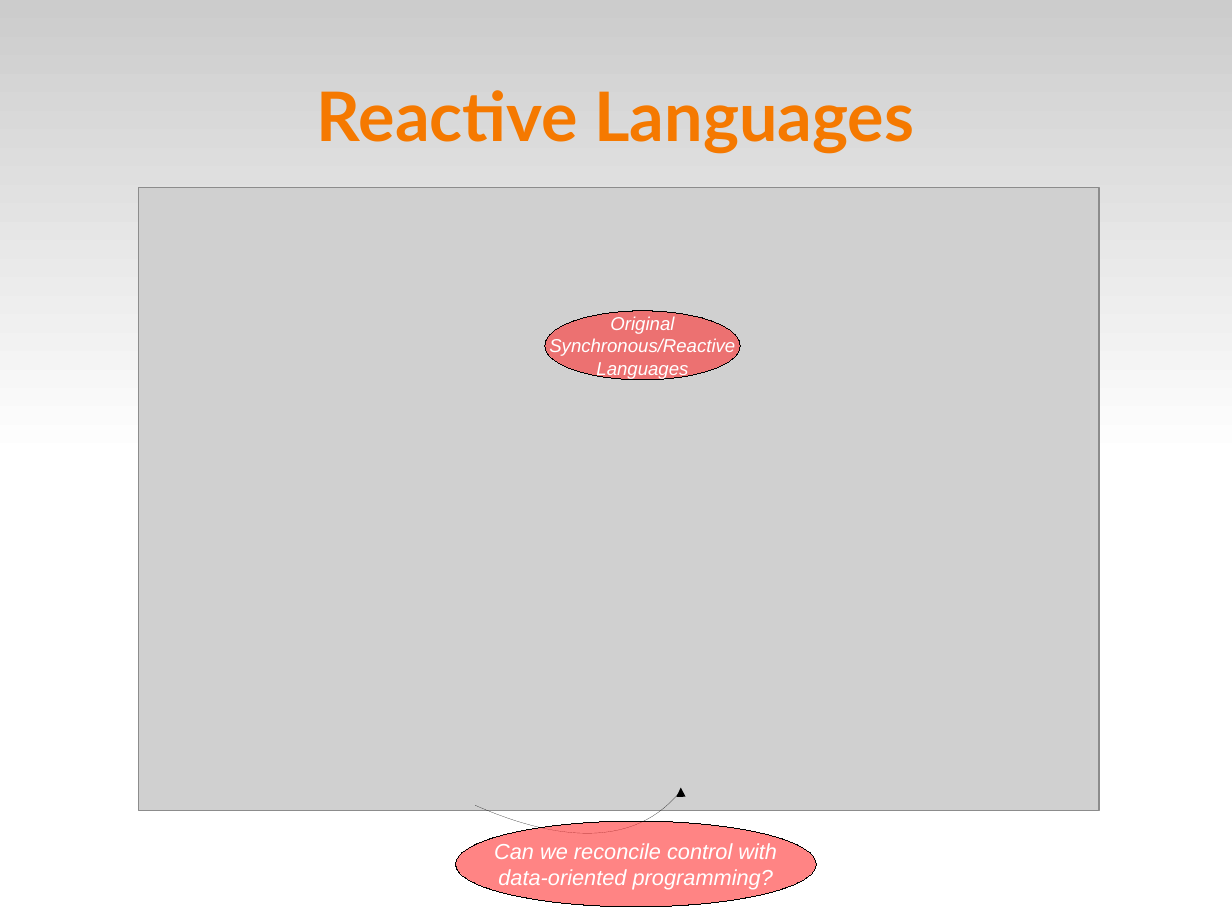
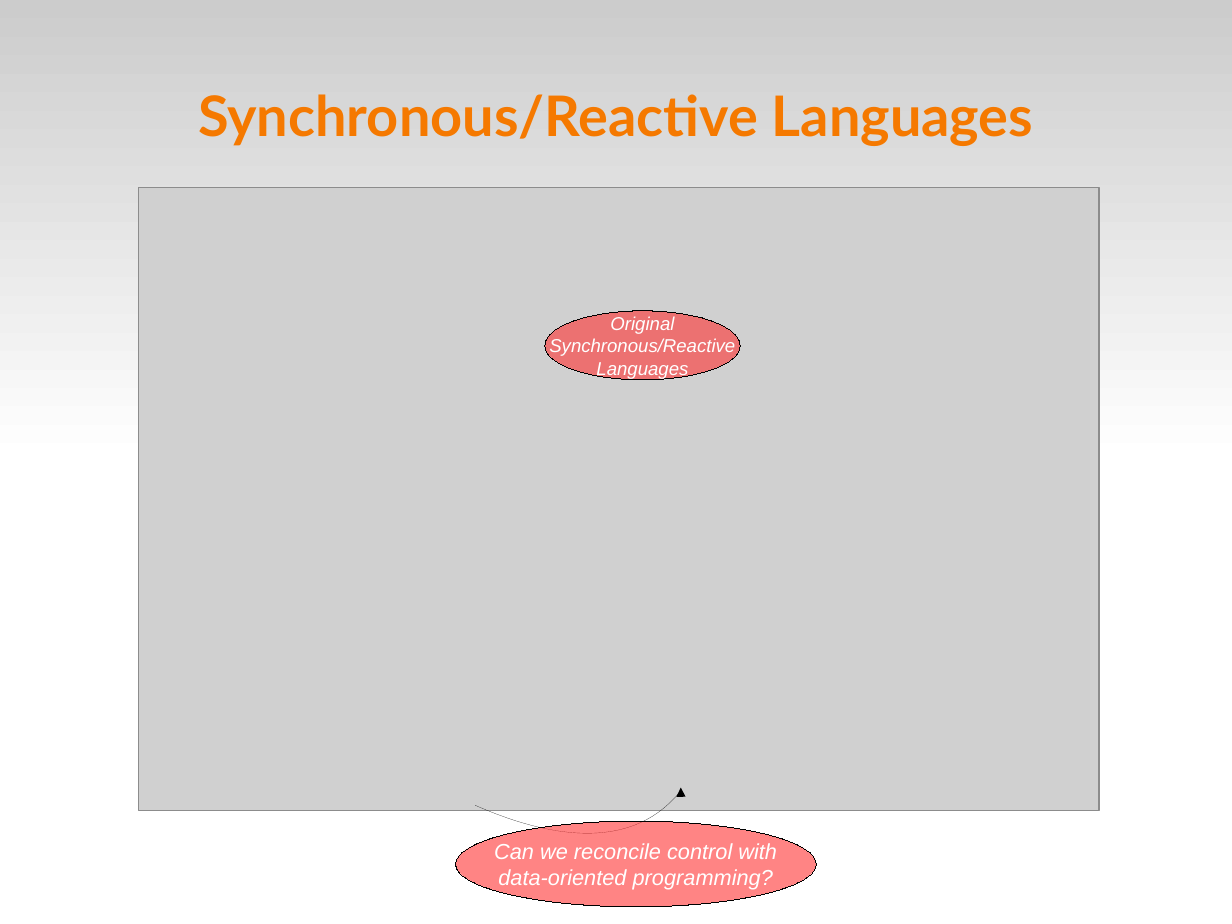
Before and after one commit to fsantanna-no/ceu-docs, a slide deck: slide 14 of ceu_curryon.odp. Drawn at 1232x924 pixels with LibreOffice and Linux fonts; fonts in the diff are those of the drawing; grey boxes stand for pictures. Boxes give left, top, right and bottom in pixels: in the first picture for what was removed or moved away, otherwise in the second. Text is boxed around its words. In the diff, an @@ line names an element or a change of style, - is before the commit and + after.

```diff
--- a/ceu_curryon.odp
+++ b/ceu_curryon.odp
@@ title at bbox=[198, 94, 1034, 146]: text changed; size 44 to 36 pt @@
-Reactive Languages
+Synchronous/Reactive Languages
```
Also in this commit, not shown: 1 other slide changed, 2 other files.
